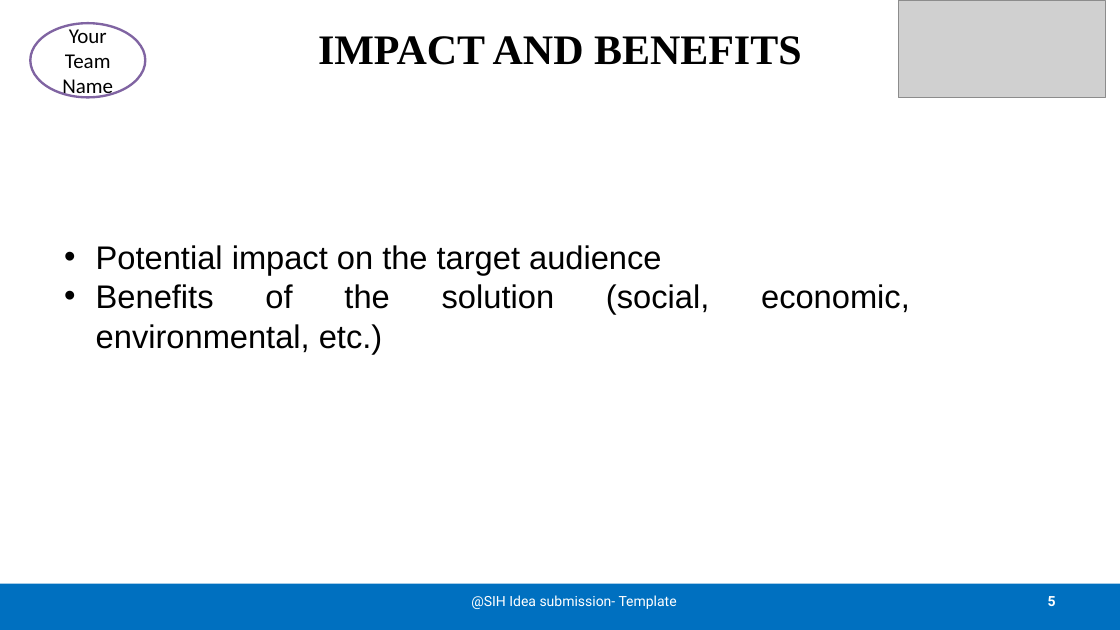
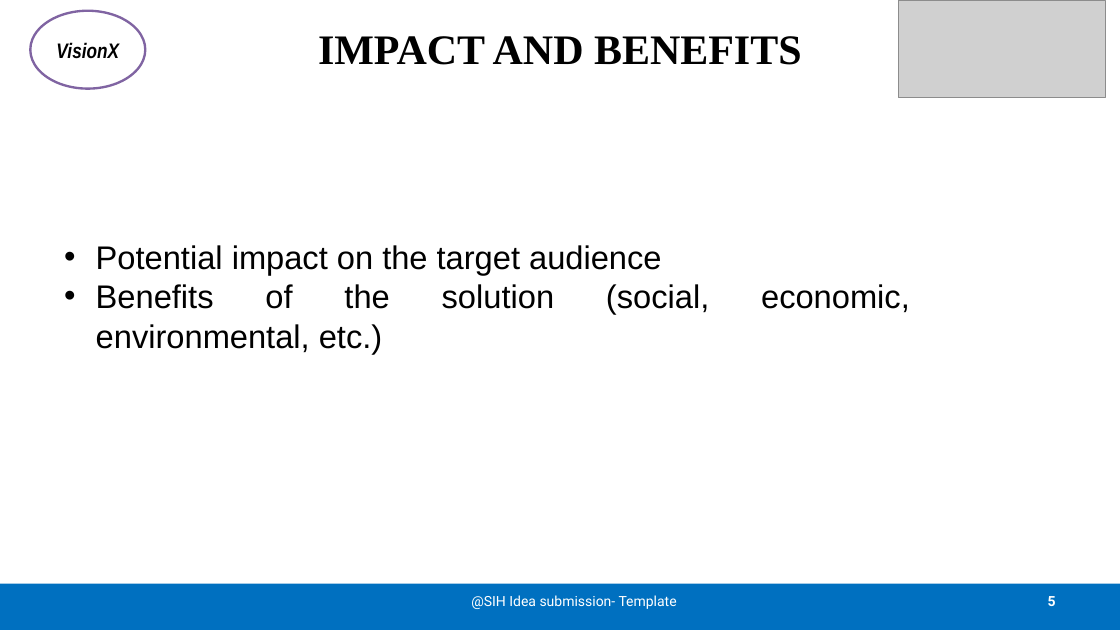
Before and after one commit to Sri-Ram143/SIH-2K26, a slide deck: slide 5 of SIH26036-PPT.pptx. Drawn at 1120x630 pixels with LibreOffice and Linux fonts; fonts in the diff are those of the drawing; grey boxes stand for pictures. Boxes give left, top, right and bottom in pixels: in the first picture for what was removed or moved away, otherwise in the second. Text is boxed around its words. In the diff, an @@ line names an element or a change of style, - is before the commit and + after.

Commit message:
updated ppt

```diff
--- a/SIH26036-PPT.pptx
+++ b/SIH26036-PPT.pptx
@@ ellipse removed at box(30, 24, 145, 97) @@
-Your Team Name
@@ ellipse added at box(30, 11, 145, 89), fill #FFFFFF, outline #8064A2 2 pt, 18 pt, text #000000, bold, italic @@
+VisionX
```
Also in this commit, not shown: 4 other slides changed, 1 slide removed.
